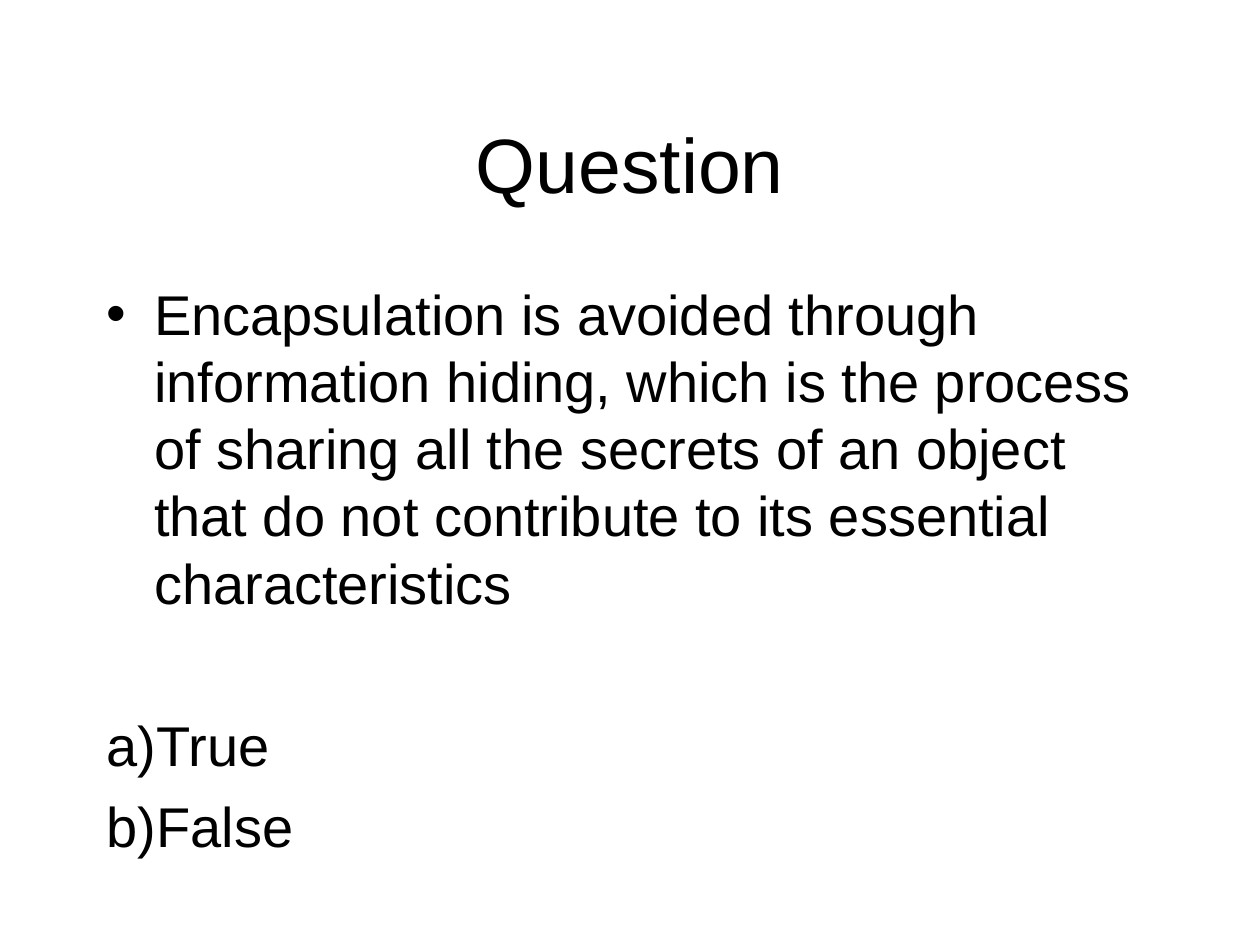
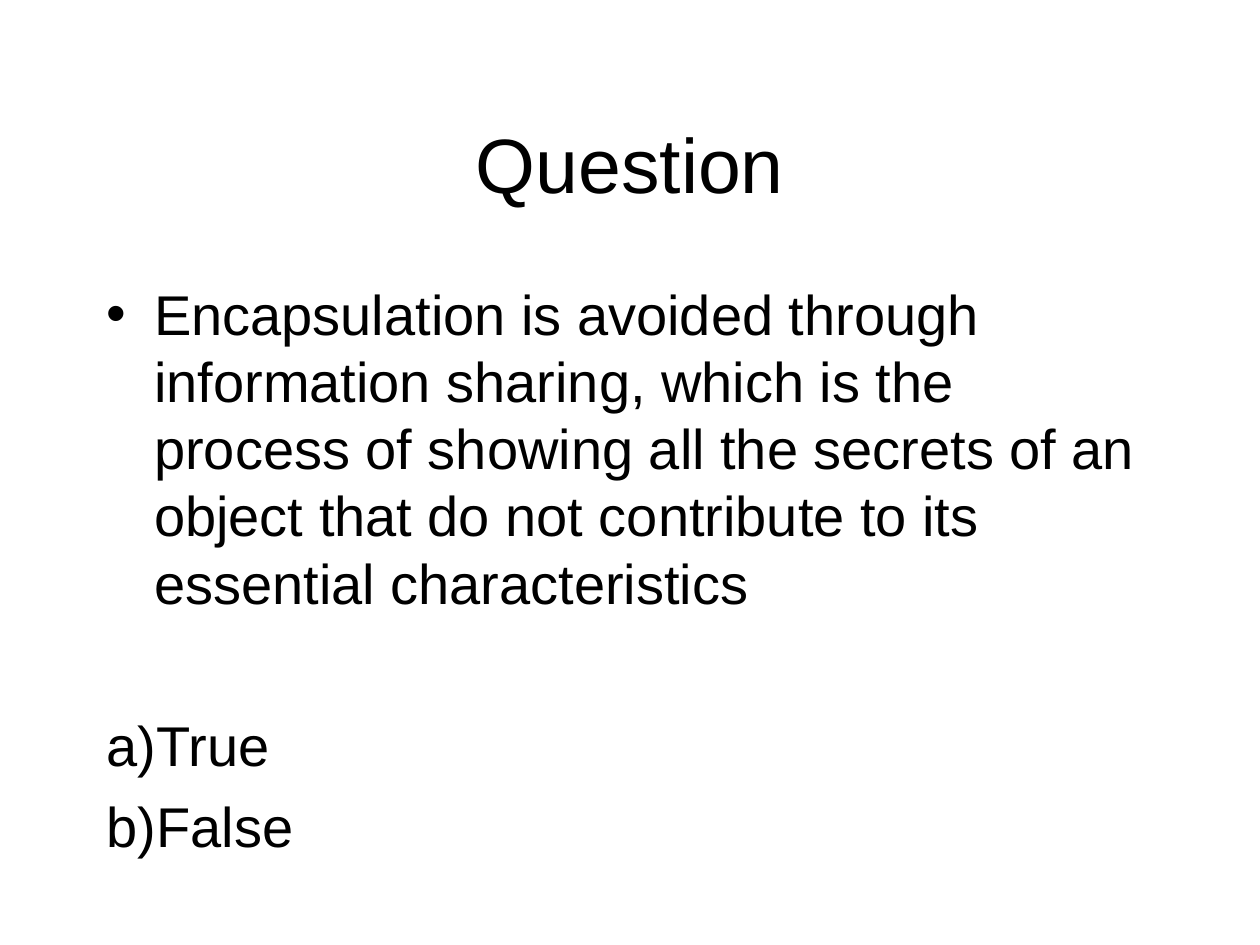
Before and after one commit to octaviordz/zjnu2017.github.io, a slide deck: slide 67 of OOAD/lectures/030--Object.Model.ppt. Drawn at 1260x945 pixels with LibreOffice and Linux fonts; fonts in the diff are those of the drawing. Boxes give left, top, right and bottom in pixels: in the first picture for what was removed or moved away, otherwise in the second. Text is boxed around its words. In the diff, an @@ line names an element or a change of style, - is before the commit and + after.

```diff
--- a/OOAD/lectures/030--Object.Model.ppt
+++ b/OOAD/lectures/030--Object.Model.ppt
@@ text at (154,294,1134,605): text changed @@
-• Encapsulation is avoided through information hiding, which is the process of sharing all the secrets of an object that do not contribute to its essential characteristics
+• Encapsulation is avoided through information sharing, which is the process of showing all the secrets of an object that do not contribute to its essential characteristics
```
Also in this commit, not shown: 2 other slides changed, 3 other files.
